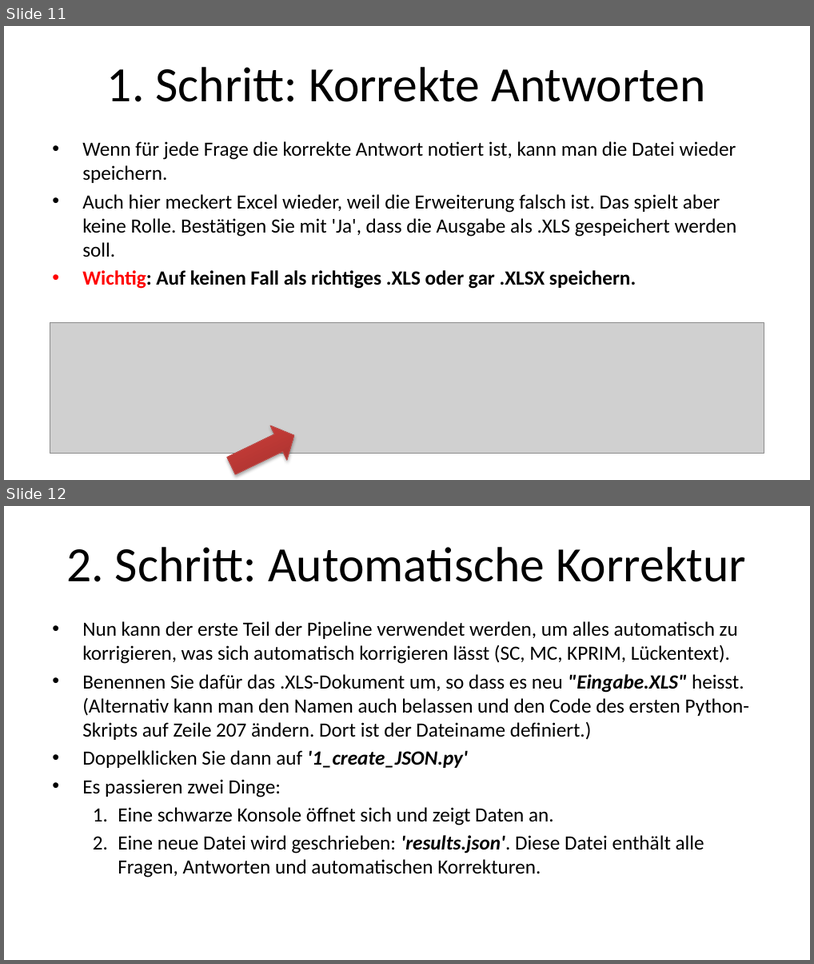
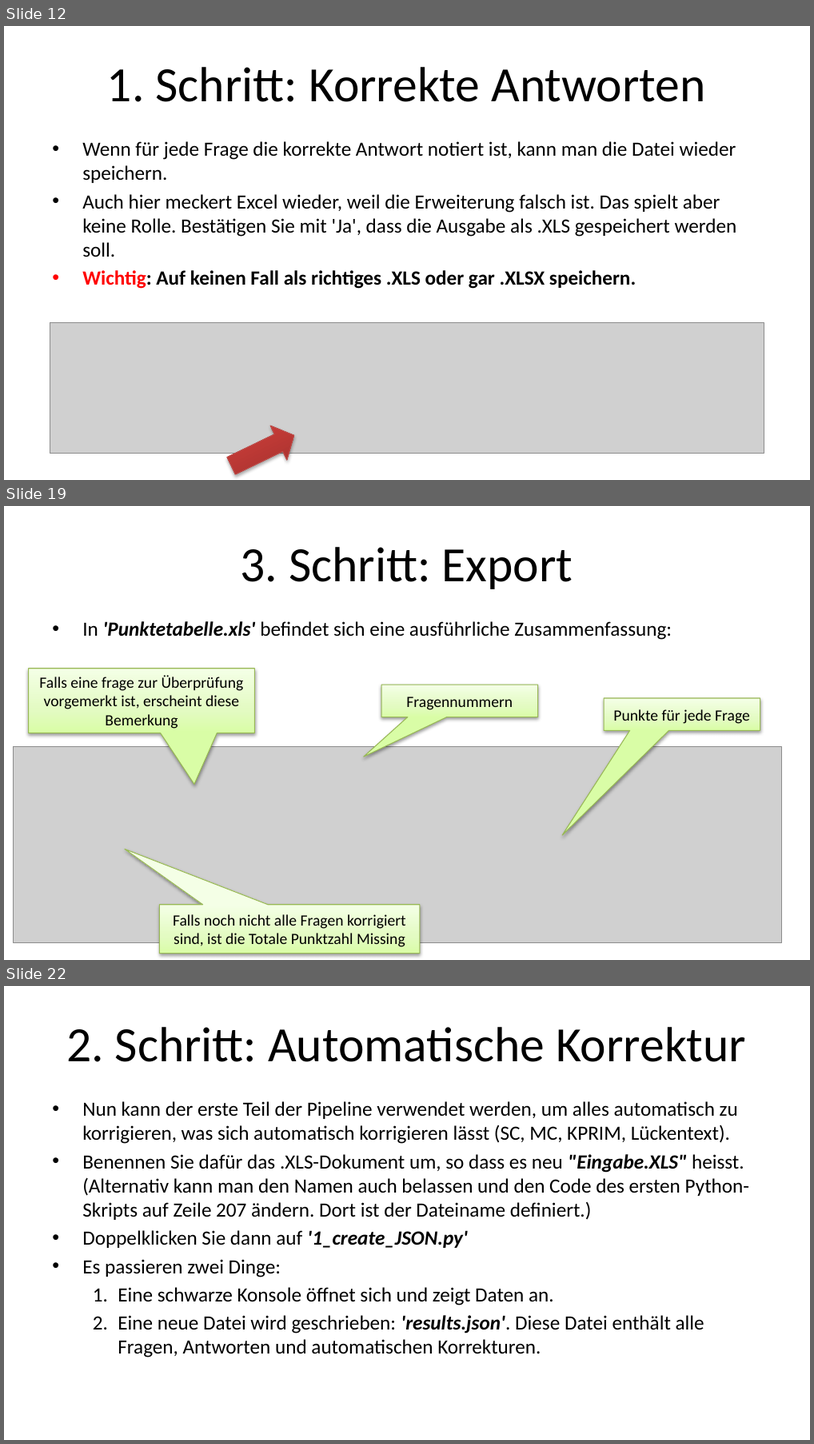
Before and after one commit to Tarlanc/Korrektur, a slide deck: Anleitung_Korrekturpipeline.pptx. Shown one above the other, each under a label of ours: slides 11 and 12 before the commit, slides 12, 19 and 22 after it; the slides between them are not shown. The pictures are 814x964 and 814x1444 pixels, drawn with LibreOffice and Linux fonts; fonts in the diff are those of the drawing; grey boxes stand for pictures. Boxes give left, top, right and bottom in pixels: in the first picture for what was removed or moved away, otherwise in the second. Text is boxed around its words. In the diff, an @@ line names an element or a change of style, - is before the commit and + after.

```diff
--- a/Anleitung_Korrekturpipeline.pptx
+++ b/Anleitung_Korrekturpipeline.pptx
@@ slide 19 added at (4,506,810,960), background #FFFFFF @@
@@ title added at (241,547,574,589), 44 pt, text #000000 @@
+3. Schritt: Export
@@ text added at (82,621,672,640), 18 pt, text #000000 @@
+• In 'Punktetabelle.xls' befindet sich eine ausführliche Zusammenfassung:
@@ speech box added at (28,668,254,732), fill gradient #DAFDA7 to #E4FCC2 to #F5FFE7, outline #98B955 0.75 pt, 14 pt, text #000000 @@
+Falls eine frage zur Überprüfung vorgemerkt ist, erscheint diese Bemerkung
@@ speech box added at (382,684,538,716), fill gradient #DAFDA7 to #E4FCC2 to #F5FFE7, outline #98B955 0.75 pt, 14 pt, text #000000 @@
+Fragennummern
@@ speech box added at (604,698,761,730), fill gradient #DAFDA7 to #E4FCC2 to #F5FFE7, outline #98B955 0.75 pt, 14 pt, text #000000 @@
+Punkte für jede Frage
@@ picture added at (14,746,782,942) @@
@@ speech box added at (160,904,420,952), fill gradient #DAFDA7 to #E4FCC2 to #F5FFE7, outline #98B955 0.75 pt, 14 pt, text #000000 @@
+Falls noch nicht alle Fragen korrigiert sind, ist die Totale Punktzahl Missing
@@ what was slide 11 is now slide 12 @@
@@ what was slide 12 is now slide 22 @@
```
Also in this commit, not shown: 9 other slides added.
